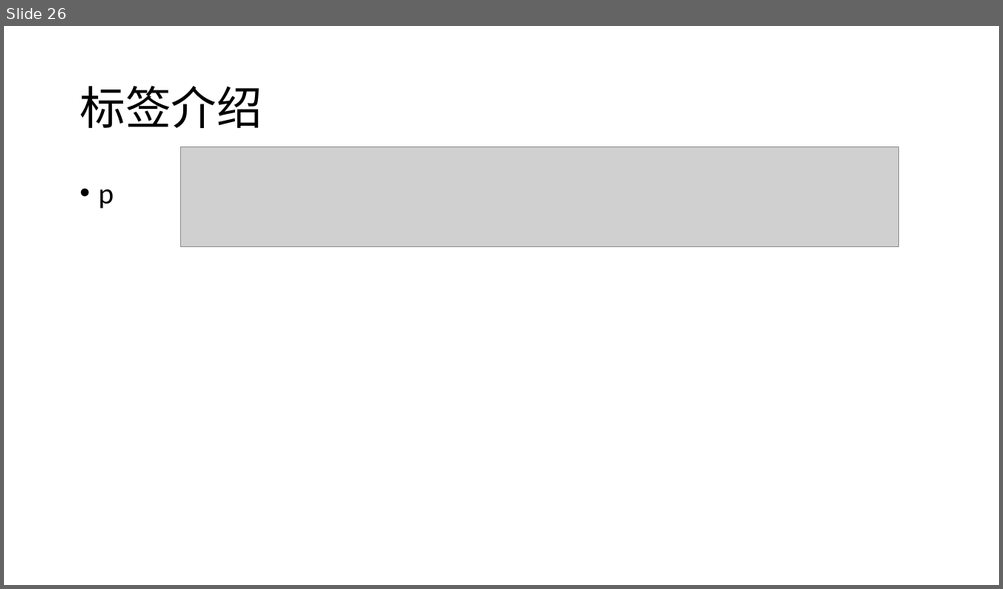
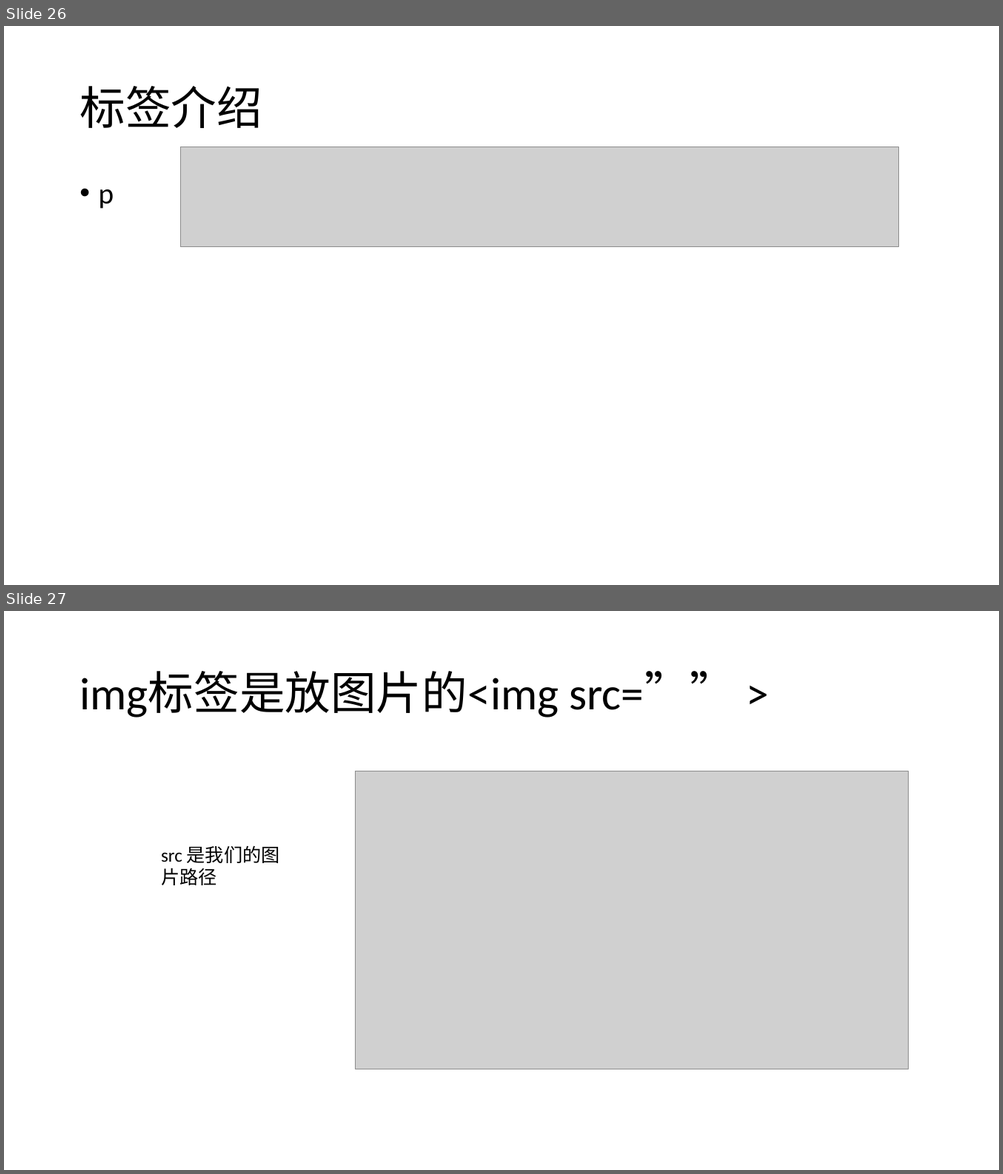
Before and after one commit to coderLynn/lecture, a slide deck: 课程/初级/html+css部分.pptx. Shown one above the other, each under a label of ours: slide 26 before the commit, slides 26 and 27 after it. The pictures are 1003x589 and 1003x1174 pixels, drawn with LibreOffice and Linux fonts; fonts in the diff are those of the drawing; grey boxes stand for pictures. Boxes give left, top, right and bottom in pixels: in the first picture for what was removed or moved away, otherwise in the second. Text is boxed around its words. In the diff, an @@ line names an element or a change of style, - is before the commit and + after.

```diff
--- a/课程/初级/html+css部分.pptx
+++ b/课程/初级/html+css部分.pptx
@@ slide 27 added at bbox=[4, 611, 999, 1170], background #FFFFFF @@
@@ title added at bbox=[79, 672, 735, 718], 44 pt, text #000000 @@
+img标签是放图片的<img src=”” >
@@ picture added at bbox=[356, 772, 908, 1070] @@
@@ text added at bbox=[161, 846, 280, 886], 18 pt, text #000000 @@
+src 是我们的图片路径
```
Also in this commit, not shown: 1 slide changed, 5 other slides added, 4 other files.
